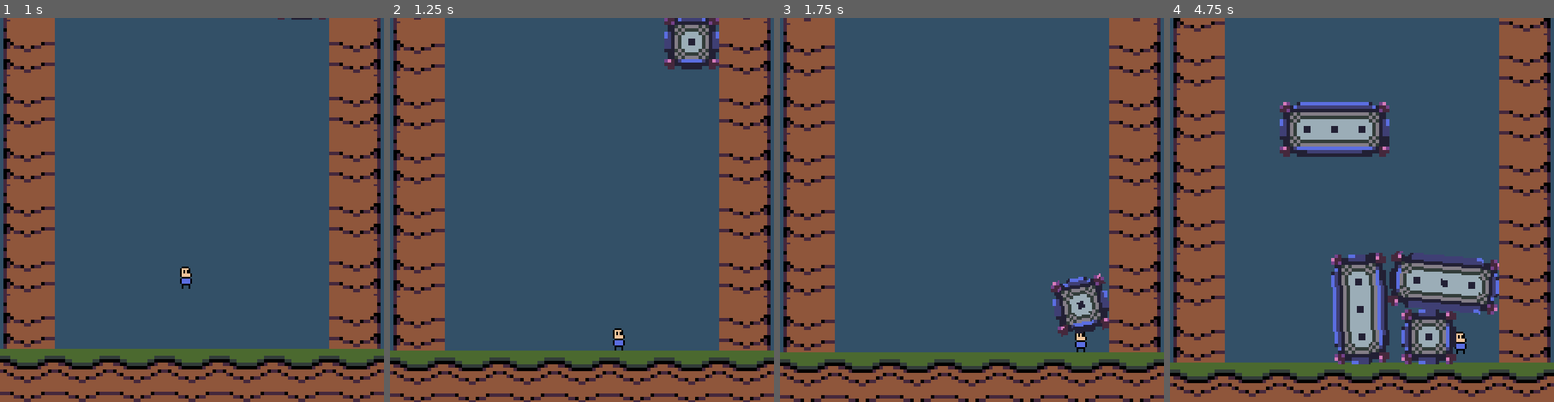
Above: before the commit, frames 1-4 (left to right).
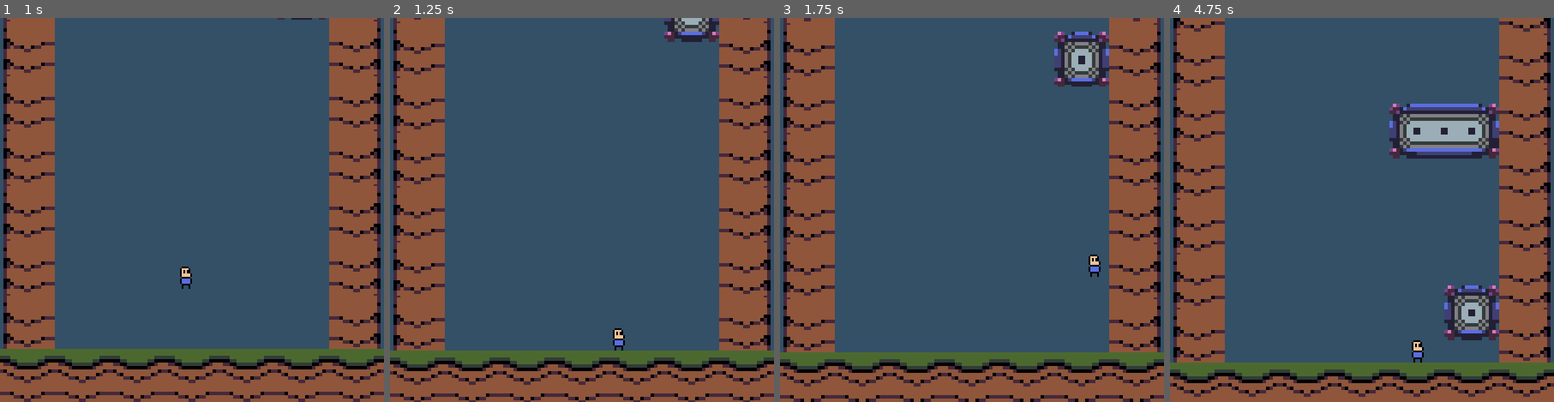
Above: after the commit, the same moments.

Repository: alfredmakes/LD54-Limited-Space
Game: Godot game, scene res://scenes/main.tscn
The game is run twice, just before and just after one commit, with the same random seed, the same clock (stepped at 60 frames per second) and the same inputs.
Inputs:
- Up to frame 1 (1 s): tap Enter (ui_accept) at 0.5, 0.77 s; hold Right (ui_right) from 0.53 s (still down)
- Up to frame 2 (1.25 s): keep holding Right (ui_right)
- Up to frame 3 (1.75 s): keep holding Right (ui_right); tap Enter (ui_accept) at 1.52 s
- Up to frame 4 (4.75 s): release Right (ui_right) at 2.03 s; hold Left (ui_left) 2.03-2.78 s; hold Right (ui_right) 2.78-4.28 s; tap Enter (ui_accept) at 3.02, 3.77, 4.52 s; hold Left (ui_left) from 4.28 s (still down)

Frame 1 is identical in both runs. In frame 2, 1.6% of the frame differs, in the area x 71-86%, y 0-14%; in frame 3, 3.6%; in frame 4, 16%, in the area x 28-86%, y 21-91%.

Commit message:
Blocks work mostly as expected now, YER DEAD

Diff:
--- a/scenes/main.tscn
+++ b/scenes/main.tscn
@@ -24,13 +24,11 @@
 spawn_locations = Array[Vector2]([Vector2(32, 0), Vector2(64, 0), Vector2(96, 0), Vector2(128, 0), Vector2(160, 0)])
 camera_move_time = 0.5
 
-[node name="Player" parent="." instance=ExtResource("1_af37u")]
-position = Vector2(64, 91)
-
 [node name="GamePosition" type="Node2D" parent="."]
 
 [node name="Camera2D" type="Camera2D" parent="GamePosition"]
 position = Vector2(112, 112)
+position_smoothing_speed = 2.0
 
 [node name="LeftWall" type="AnimatableBody2D" parent="GamePosition"]
 
@@ -38,10 +36,10 @@
 position = Vector2(15.5, 107)
 shape = SubResource("RectangleShape2D_ytum5")
 
-[node name="AnimatableBody2D" type="AnimatableBody2D" parent="GamePosition"]
+[node name="RightWall" type="AnimatableBody2D" parent="GamePosition"]
 position = Vector2(192, 0)
 
-[node name="CollisionShape2D" type="CollisionShape2D" parent="GamePosition/AnimatableBody2D"]
+[node name="CollisionShape2D" type="CollisionShape2D" parent="GamePosition/RightWall"]
 position = Vector2(16.5, 107)
 shape = SubResource("RectangleShape2D_q3jkb")
 
@@ -117,4 +115,8 @@
 
 [node name="Terrain7" parent="Terrains" instance=ExtResource("5_go5t6")]
 
+[node name="Player" parent="." instance=ExtResource("1_af37u")]
+z_index = 1
+position = Vector2(64, 91)
+
 [connection signal="timeout" from="BlockSpawnTimer" to="." method="_on_block_spawn_timer_timeout"]
--- a/scenes/obstacles/Block.tscn
+++ b/scenes/obstacles/Block.tscn
@@ -6,7 +6,8 @@
 [sub_resource type="RectangleShape2D" id="RectangleShape2D_fuw1v"]
 size = Vector2(30, 32)
 
-[node name="Block" type="RigidBody2D"]
+[node name="Block" type="AnimatableBody2D"]
+sync_to_physics = false
 script = ExtResource("1_eiiv0")
 block_unit_width = 1
 
--- a/scenes/obstacles/Block_1x2.tscn
+++ b/scenes/obstacles/Block_1x2.tscn
@@ -6,7 +6,8 @@
 [sub_resource type="RectangleShape2D" id="RectangleShape2D_jx508"]
 size = Vector2(30, 64)
 
-[node name="Block1x2" type="RigidBody2D"]
+[node name="Block1x2" type="AnimatableBody2D"]
+sync_to_physics = false
 script = ExtResource("1_nppi2")
 block_unit_width = 1
 
--- a/scenes/obstacles/Block_2x1.tscn
+++ b/scenes/obstacles/Block_2x1.tscn
@@ -6,7 +6,8 @@
 [sub_resource type="RectangleShape2D" id="RectangleShape2D_pcwvb"]
 size = Vector2(62, 32)
 
-[node name="Block2x1" type="RigidBody2D"]
+[node name="Block2x1" type="AnimatableBody2D"]
+sync_to_physics = false
 script = ExtResource("1_w20b7")
 block_unit_width = 2
 
--- a/scenes/obstacles/block.gd
+++ b/scenes/obstacles/block.gd
@@ -1,9 +1,26 @@
 class_name Block
-extends RigidBody2D
+extends AnimatableBody2D
 
-@export var fall_speed: float = 0.5
+@export var fall_speed: float = 50
 @export var block_unit_width: int
 
 
-func _ready() -> void:
-	linear_velocity = Vector2(0, fall_speed)
+
+func _physics_process(delta: float) -> void:
+	var collision: KinematicCollision2D = KinematicCollision2D.new()
+	if test_move(transform, Vector2(0, fall_speed * delta), collision):
+		if collision.get_collider().is_in_group("Player"):
+
+			var player = collision.get_collider() as CharacterBody2D
+			if player.is_on_floor():
+				print("yer dead")
+			else:
+				position += Vector2(0, fall_speed * delta)
+				return
+
+		position.x = ceil(position.x)
+		position.y = ceil(position.y)
+		set_physics_process(false)
+		return
+
+	position += Vector2(0, fall_speed * delta)
--- a/scenes/player/Player.tscn
+++ b/scenes/player/Player.tscn
@@ -7,7 +7,7 @@
 radius = 3.0
 height = 12.0
 
-[node name="Player" type="CharacterBody2D"]
+[node name="Player" type="CharacterBody2D" groups=["Player"]]
 script = ExtResource("1_tkmpq")
 
 [node name="CollisionShape2D" type="CollisionShape2D" parent="."]
